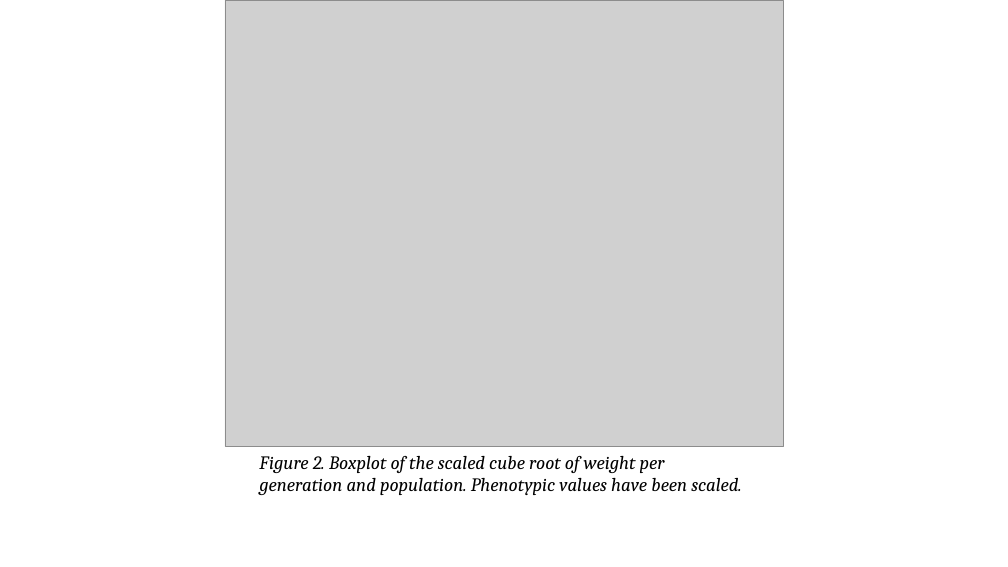
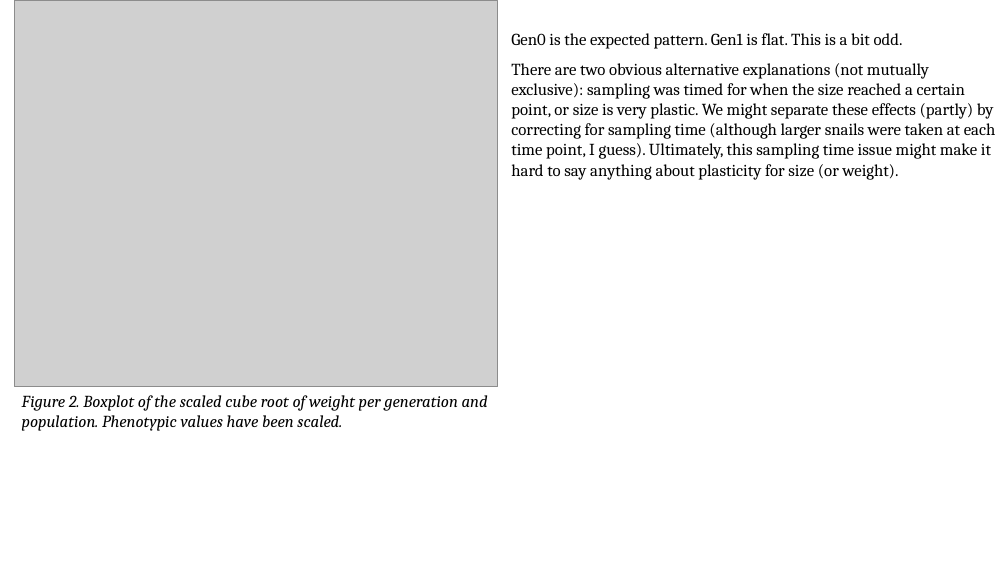
Before and after one commit to sam0per/Littorina_CZ_offspring, a slide deck: slide 4 of docs/Littorina_offspring_size_issue_20200409.pptx (slide 2 before the commit). Drawn at 1008x567 pixels with LibreOffice and Linux fonts; fonts in the diff are those of the drawing; grey boxes stand for pictures. Boxes give left, top, right and bottom in pixels: in the first picture for what was removed or moved away, otherwise in the second. Text is boxed around its words. In the diff, an @@ line names an element or a change of style, - is before the commit and + after.

Commit message:
model size at maturity

```diff
--- a/docs/Littorina_offspring_size_issue_20200409.pptx
+++ b/docs/Littorina_offspring_size_issue_20200409.pptx
@@ picture: place and size @@
-picture at [225, 0, 783, 447]
+picture at [14, 0, 498, 387]
@@ text added at [511, 33, 996, 180], 16 pt, text #000000 @@
+Gen0 is the expected pattern. Gen1 is flat. This is a bit odd.
+There are two obvious alternative explanations (not mutually exclusive): sampling was timed for when the size reached a certain point, or size is very plastic. We might separate these effects (partly) by correcting for sampling time (although larger snails were taken at each time point, I guess). Ultimately, this sampling time issue might make it hard to say anything about plasticity for size (or weight).
@@ text "Figure 2. Boxplot of the ...": place and size @@
-text "Figure 2. Boxplot of the ..." at [259, 456, 742, 495]
+text "Figure 2. Boxplot of the ..." at [22, 395, 488, 431]
@@ text "Figure 2. Boxplot of the ..." at [22, 395, 488, 431]: size 18 to 16 pt @@
```
Also in this commit, not shown: 1 other slide changed, 3 slides added, 6 other files.
